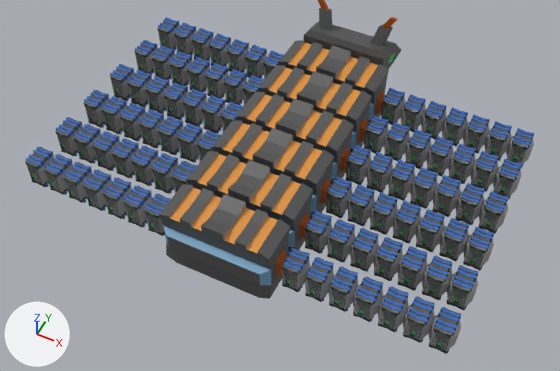
The FBX model Assets/Resources/Bots/antBot_1.fbx: old version first, new version second.
One viewpoint serves both versions: a 50 mm lens placed at (3.81, -10.49, 9.0), pointed at (0.06, -2.99, -0.37). The axes (+X, +Y, +Z) are drawn at lower left. The lights are the same throughout.

In view in the first picture: 'AntBot'.
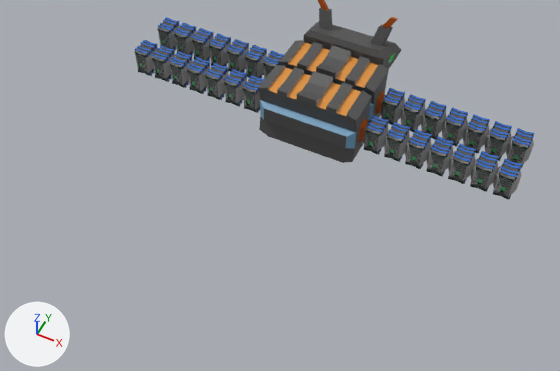
What changed in the scene script:
```text
Change me_cube:
    used by ob_antbot; location = (0.0, 0.0, 0.0)
    remove me_cube.from_pydata(...)  # 48822 vertices, 48652 faces; spans x -3.52..3.52, y -5.0..0.28, z -0.83..1.14
    add me_cube.from_pydata(...)  # 16742 vertices, 16684 faces; spans x -3.52..3.52, y -1.96..0.28, z -0.83..1.14
    me_cube part 1: 60 loose pieces with 32080 vertices, spanning x -3.52..3.52, y -5.0..-1.96, z -0.56..0.63, are deleted
```

Pixel boxes (x1, y1, x2, y2) of what changed, in the pictures (560 x 371 px):
'AntBot', reshaped
    before: (25, 0, 535, 354)
    after: (134, 0, 535, 199)
part 1 of me_cube, deleted
    before: (25, 64, 509, 354)
